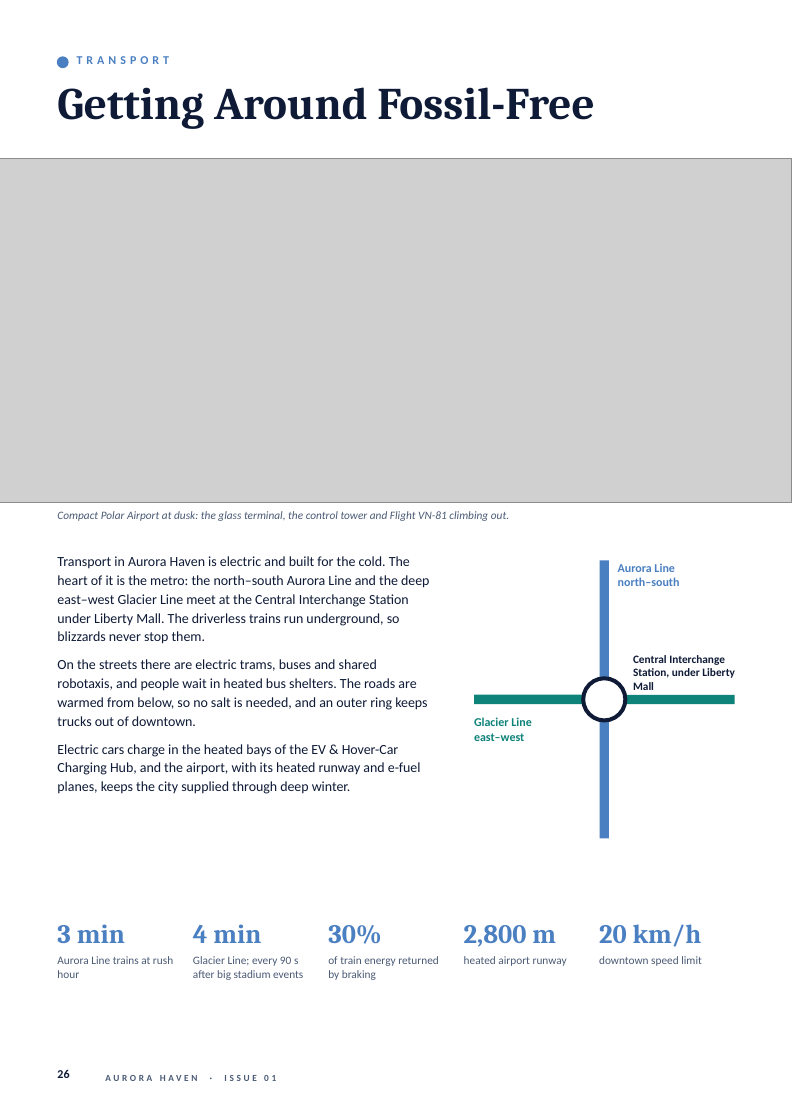
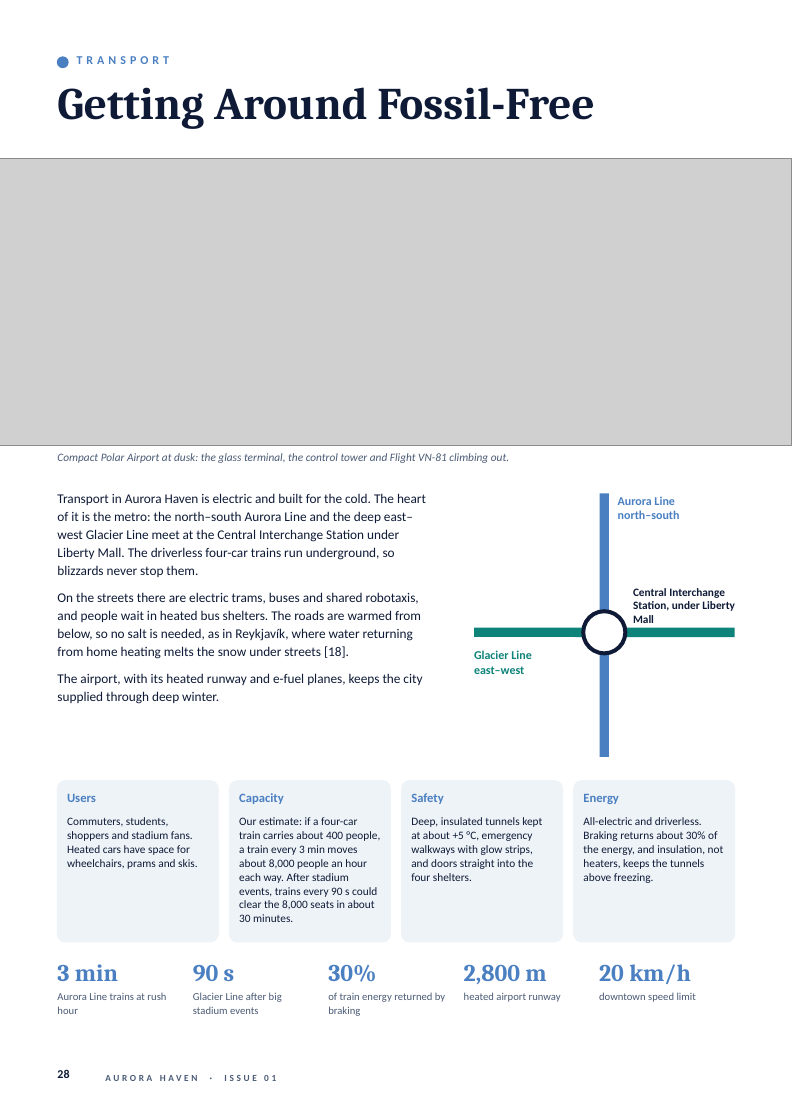
Before and after one commit to HiroKasumi-bit/chatbox-bi-n-o, a slide deck: slide 28 of output/Aurora_Haven_Magazine.pptx (slide 26 before the commit). Drawn at 792x1120 pixels with LibreOffice and Linux fonts; fonts in the diff are those of the drawing; grey boxes stand for pictures. Boxes give left, top, right and bottom in pixels: in the first picture for what was removed or moved away, otherwise in the second. Text is boxed around its words. In the diff, an @@ line names an element or a change of style, - is before the commit and + after.

```diff
--- a/output/Aurora_Haven_Magazine.pptx
+++ b/output/Aurora_Haven_Magazine.pptx
@@ picture: place and size @@
-picture at (0,158,792,503)
+picture at (0,158,792,445)
@@ text "Compact Polar Airport at dusk: ...": place and size @@
-text "Compact Polar Airport at dusk: ..." at (57,511,509,521)
+text "Compact Polar Airport at dusk: ..." at (57,453,509,463)
@@ text at (57,493,426,704): text changed; size 10.5 to 10 pt @@
-Transport in Aurora Haven is electric and built for the cold. The heart of it is the metro: the north–south Aurora Line and the deep east–west Glacier Line meet at the Central Interchange Station under Liberty Mall. The driverless trains run underground, so blizzards never stop them.
-On the streets there are electric trams, buses and shared robotaxis, and people wait in heated bus shelters. The roads are warmed from below, so no salt is needed, and an outer ring keeps trucks out of downtown.
-Electric cars charge in the heated bays of the EV & Hover-Car Charging Hub, and the airport, with its heated runway and e-fuel planes, keeps the city supplied through deep winter.
+Transport in Aurora Haven is electric and built for the cold. The heart of it is the metro: the north–south Aurora Line and the deep east–west Glacier Line meet at the Central Interchange Station under Liberty Mall. The driverless four-car trains run underground, so blizzards never stop them.
+On the streets there are electric trams, buses and shared robotaxis, and people wait in heated bus shelters. The roads are warmed from below, so no salt is needed, as in Reykjavík, where water returning from home heating melts the snow under streets [18].
+The airport, with its heated runway and e-fuel planes, keeps the city supplied through deep winter.
@@ line moved from (604, 560) - (604, 838) to (604, 493) - (604, 757) @@
@@ 3 texts, 1 line, 1 ellipse: place and size @@
-3 texts, 1 line, 1 ellipse at (474,563,735,741)
+3 texts, 1 line, 1 ellipse at (474,496,735,674)
@@ rounded rectangle added at (57,781,218,941), fill #EEF3F8, outline #EEF3F8 1 pt @@
@@ text added at (67,794,96,802), 9.5 pt, text #4A7FC1, bold @@
+Users
@@ rounded rectangle added at (230,781,391,941), fill #EEF3F8, outline #EEF3F8 1 pt @@
@@ text added at (239,793,284,804), 9.5 pt, text #4A7FC1, bold @@
+Capacity
@@ rounded rectangle added at (402,781,563,941), fill #EEF3F8, outline #EEF3F8 1 pt @@
@@ text added at (411,793,443,804), 9.5 pt, text #4A7FC1, bold @@
+Safety
@@ rounded rectangle added at (574,781,735,941), fill #EEF3F8, outline #EEF3F8 1 pt @@
@@ text added at (583,794,619,804), 9.5 pt, text #4A7FC1, bold @@
+Energy
@@ text added at (67,817,197,869), 8.5 pt, text #0E1A36 @@
+Commuters, students, shoppers and stadium fans. Heated cars have space for wheelchairs, prams and skis.
@@ text added at (239,817,381,922), 8.5 pt, text #0E1A36 @@
+Our estimate: if a four-car train carries about 400 people, a train every 3 min moves about 8,000 people an hour each way. After stadium events, trains every 90 s could clear the 8,000 seats in about 30 minutes.
@@ text added at (411,817,542,881), 8.5 pt, text #0E1A36 @@
+Deep, insulated tunnels kept at about +5 °C, emergency walkways with glow strips, and doors straight into the four shelters.
@@ text added at (583,817,724,883), 8.5 pt, text #0E1A36 @@
+All-electric and driverless. Braking returns about 30% of the energy, and insulation, not heaters, keeps the tunnels above freezing.
@@ text removed at (193,924,261,943) @@
-4 min
@@ 4 texts: place and size @@
-4 texts at (57,924,702,947)
+4 texts at (57,964,691,984)
@@ size 20 to 18 pt in 4 elements at (57,964,118,981), (328,965,376,982), (464,964,546,984), (599,964,691,984) @@
@@ text "Aurora Line trains at rush ...": place and size @@
-text "Aurora Line trains at rush ..." at (57,956,173,978)
+text "Aurora Line trains at rush ..." at (57,993,166,1014)
@@ text added at (193,965,235,981), 18 pt, text #4A7FC1, bold @@
+90 s
@@ text "of train energy returned by ...": place and size @@
-text "of train energy returned by ..." at (328,956,439,980)
+text "of train energy returned by ..." at (328,992,445,1016)
@@ text "heated airport runway": place and size @@
-text "heated airport runway" at (464,956,567,966)
+text "heated airport runway" at (464,992,561,1002)
@@ size 8.5 to 8 pt in 4 elements at (57,993,166,1014), (328,992,445,1016), (464,992,561,1002), (599,992,696,1002) @@
@@ text "downtown speed limit": place and size @@
-text "downtown speed limit" at (599,956,702,966)
+text "downtown speed limit" at (599,992,696,1002)
@@ text at (193,992,282,1014): text changed; size 8.5 to 8 pt @@
-Glacier Line; every 90 s after big stadium events
+Glacier Line after big stadium events
```
Also in this commit, not shown: 13 other slides changed, 5 slides added, 1 slide removed, 12 other files.
